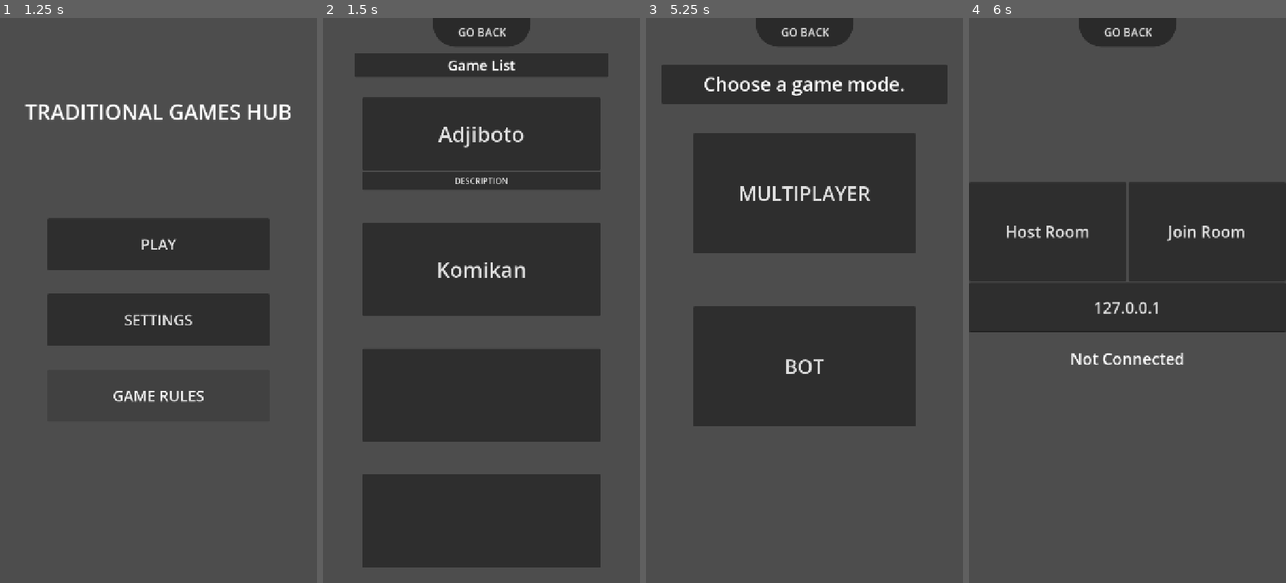
Above: before the commit, frames 1-4 (left to right).
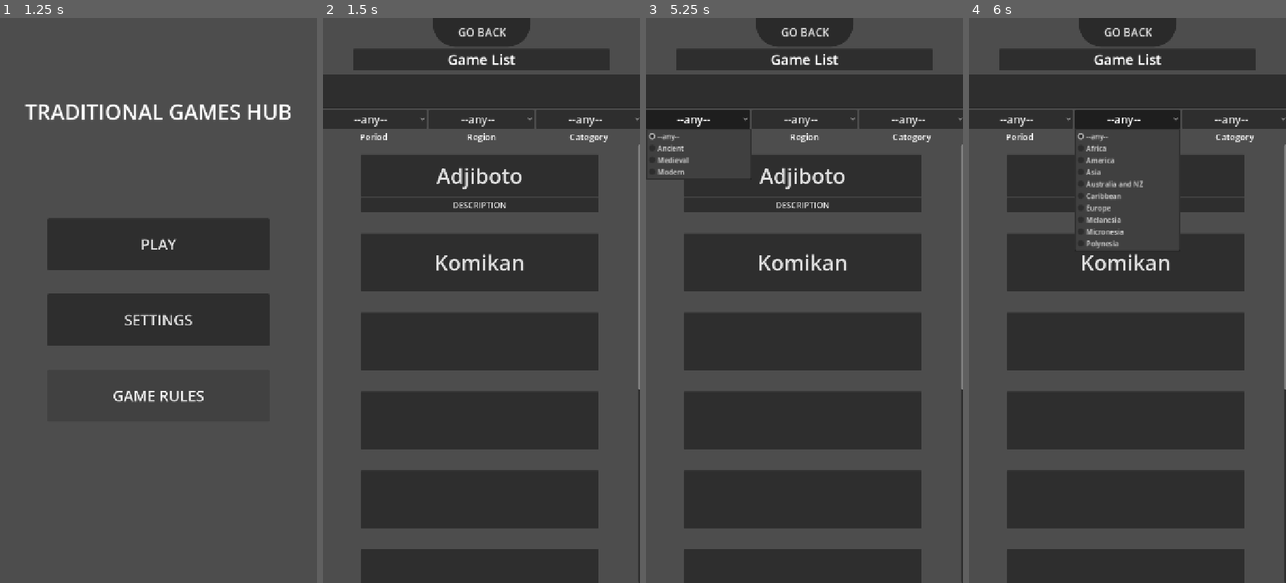
Above: after the commit, the same moments.

Repository: LeYohan-rgb/trad-games-hub
Game: Godot game, scene res://Scenes/starting_screen.tscn
Same seed, same stepped clock (60 frames per second), same inputs: the game is played once before the commit and once after it. The engine's default icon, where the game draws it, is replaced by a stand-in: a white triangle on a blue panel in a dark square.
Inputs (mouse positions are in pixels of both pictures, inside the frame that each line leads up to):
- Up to frame 1 (1.25 s): click "GAME RULES" at 0.5 s
- Up to frame 2 (1.5 s): click "PLAY" at 1.25 s
- Up to frame 3 (5.25 s): click "GO BACK" at 2 s; click "PLAY" at 2.75 s; click "Adjiboto" at 3.5 s; click "GO BACK" at 4.25 s; click (696, 119) at 5 s, where only the run after the commit has a clickable "--any--"
- Up to frame 4 (6 s): click (1127, 119) at 5.75 s, where only the run after the commit has a clickable "--any--"

Frame 1 is identical in both runs. In frame 2, 33% of the frame differs, in the area x 0-100%, y 5-100%; in frame 3, 39%; in frame 4, 52%.

Commit message:
Making a search bar for the game selector and adding sorting categories

Diff:
--- a/Scenes/game_selector.tscn
+++ b/Scenes/game_selector.tscn
@@ -71,33 +71,156 @@
 horizontal_alignment = 1
 vertical_alignment = 1
 
-[node name="display_list" type="VBoxContainer" parent="." unique_id=839183947]
-visible = false
+[node name="VBoxContainer" type="VBoxContainer" parent="." unique_id=611798401]
+layout_mode = 2
+size_flags_vertical = 3
+size_flags_stretch_ratio = 1.25
+
+[node name="LineEdit" type="LineEdit" parent="VBoxContainer" unique_id=1143961981]
+layout_mode = 2
+size_flags_vertical = 3
+size_flags_stretch_ratio = 2.0
+
+[node name="HBoxContainer" type="HBoxContainer" parent="VBoxContainer" unique_id=1754253320]
+layout_mode = 2
+size_flags_vertical = 3
+
+[node name="OptionButton" type="OptionButton" parent="VBoxContainer/HBoxContainer" unique_id=1627774746]
+layout_mode = 2
+size_flags_horizontal = 3
+theme_override_font_sizes/font_size = 25
+alignment = 1
+selected = 0
+item_count = 4
+popup/item_0/text = "--any--"
+popup/item_0/id = 0
+popup/item_1/text = "Ancient"
+popup/item_1/id = 1
+popup/item_2/text = "Medieval"
+popup/item_2/id = 2
+popup/item_3/text = "Modern"
+popup/item_3/id = 3
+
+[node name="OptionButton2" type="OptionButton" parent="VBoxContainer/HBoxContainer" unique_id=801891095]
+layout_mode = 2
+size_flags_horizontal = 3
+theme_override_font_sizes/font_size = 25
+alignment = 1
+selected = 0
+item_count = 10
+popup/item_0/text = "--any--"
+popup/item_0/id = 0
+popup/item_1/text = "Africa"
+popup/item_1/id = 1
+popup/item_2/text = "America"
+popup/item_2/id = 2
+popup/item_3/text = "Asia"
+popup/item_3/id = 3
+popup/item_4/text = "Australia and NZ"
+popup/item_4/id = 4
+popup/item_5/text = "Caribbean"
+popup/item_5/id = 5
+popup/item_6/text = "Europe"
+popup/item_6/id = 6
+popup/item_7/text = "Melanesia"
+popup/item_7/id = 7
+popup/item_8/text = "Micronesia"
+popup/item_8/id = 8
+popup/item_9/text = "Polynesia"
+popup/item_9/id = 9
+
+[node name="OptionButton3" type="OptionButton" parent="VBoxContainer/HBoxContainer" unique_id=1769908041]
+layout_mode = 2
+size_flags_horizontal = 3
+theme_override_font_sizes/font_size = 25
+alignment = 1
+selected = 0
+item_count = 10
+popup/item_0/text = "--any--"
+popup/item_0/id = 0
+popup/item_1/text = "Board"
+popup/item_1/id = 1
+popup/item_2/text = "Hunt"
+popup/item_2/id = 2
+popup/item_3/text = "Race"
+popup/item_3/id = 3
+popup/item_4/text = "Sow"
+popup/item_4/id = 4
+popup/item_5/text = "Space"
+popup/item_5/id = 5
+popup/item_6/text = "War"
+popup/item_6/id = 6
+popup/item_7/text = "Math"
+popup/item_7/id = 7
+popup/item_8/text = "Puzzle"
+popup/item_8/id = 8
+popup/item_9/text = "Reconstruction"
+popup/item_9/id = 9
+
+[node name="HBoxContainer2" type="HBoxContainer" parent="VBoxContainer" unique_id=1635723238]
+layout_mode = 2
+size_flags_vertical = 3
+size_flags_stretch_ratio = 0.5
+
+[node name="Label" type="Label" parent="VBoxContainer/HBoxContainer2" unique_id=1724635661]
+layout_mode = 2
+size_flags_horizontal = 3
+theme_override_font_sizes/font_size = 20
+text = "Period"
+horizontal_alignment = 1
+vertical_alignment = 1
+
+[node name="Label2" type="Label" parent="VBoxContainer/HBoxContainer2" unique_id=898883311]
+layout_mode = 2
+size_flags_horizontal = 3
+theme_override_font_sizes/font_size = 20
+text = "Region"
+horizontal_alignment = 1
+vertical_alignment = 1
+
+[node name="Label3" type="Label" parent="VBoxContainer/HBoxContainer2" unique_id=1847335315]
+layout_mode = 2
+size_flags_horizontal = 3
+theme_override_font_sizes/font_size = 20
+text = "Category"
+horizontal_alignment = 1
+vertical_alignment = 1
+
+[node name="ScrollContainer" type="ScrollContainer" parent="." unique_id=107380201]
 layout_mode = 2
 size_flags_vertical = 3
 size_flags_stretch_ratio = 8.0
-
-[node name="adjiboto_container" type="VBoxContainer" parent="display_list" unique_id=1908942210]
-layout_mode = 2
-size_flags_vertical = 3
-offset_transform_enabled = true
-offset_transform_scale = Vector2(0.75, 0.75)
-
-[node name="Button" type="Button" parent="display_list/adjiboto_container" unique_id=808887748]
+horizontal_scroll_mode = 0
+
+[node name="display_list" type="VBoxContainer" parent="ScrollContainer" unique_id=839183947]
+custom_minimum_size = Vector2(720, 0)
+layout_mode = 2
+size_flags_horizontal = 3
+size_flags_vertical = 3
+
+[node name="adjiboto_container" type="VBoxContainer" parent="ScrollContainer/display_list" unique_id=1908942210]
+custom_minimum_size = Vector2(0, 175)
+layout_mode = 2
+size_flags_vertical = 3
+offset_transform_enabled = true
+offset_transform_scale = Vector2(0.75, 0.75)
+
+[node name="Button" type="Button" parent="ScrollContainer/display_list/adjiboto_container" unique_id=808887748]
 layout_mode = 2
 size_flags_vertical = 3
 offset_transform_enabled = true
 theme_override_font_sizes/font_size = 64
 text = "Adjiboto"
 
-[node name="adjiboto_desc" type="Button" parent="display_list/adjiboto_container" unique_id=812789011]
+[node name="adjiboto_desc" type="Button" parent="ScrollContainer/display_list/adjiboto_container" unique_id=812789011]
 layout_mode = 2
 size_flags_vertical = 3
 size_flags_stretch_ratio = 0.25
 theme_override_font_sizes/font_size = 25
 text = "DESCRIPTION"
 
-[node name="Button2" type="Button" parent="display_list" unique_id=630218704]
+[node name="Button2" type="Button" parent="ScrollContainer/display_list" unique_id=630218704]
+custom_minimum_size = Vector2(0, 175)
 layout_mode = 2
 size_flags_vertical = 3
 offset_transform_enabled = true
@@ -105,19 +228,64 @@
 theme_override_font_sizes/font_size = 64
 text = "Komikan"
 
-[node name="Button3" type="Button" parent="display_list" unique_id=740658616]
-layout_mode = 2
-size_flags_vertical = 3
-offset_transform_enabled = true
-offset_transform_scale = Vector2(0.75, 0.75)
-
-[node name="Button4" type="Button" parent="display_list" unique_id=2146213621]
+[node name="Button3" type="Button" parent="ScrollContainer/display_list" unique_id=740658616]
+custom_minimum_size = Vector2(0, 175)
+layout_mode = 2
+size_flags_vertical = 3
+offset_transform_enabled = true
+offset_transform_scale = Vector2(0.75, 0.75)
+
+[node name="Button4" type="Button" parent="ScrollContainer/display_list" unique_id=2146213621]
+custom_minimum_size = Vector2(0, 175)
+layout_mode = 2
+size_flags_vertical = 3
+offset_transform_enabled = true
+offset_transform_scale = Vector2(0.75, 0.75)
+
+[node name="Button5" type="Button" parent="ScrollContainer/display_list" unique_id=55701535]
+custom_minimum_size = Vector2(0, 175)
+layout_mode = 2
+size_flags_vertical = 3
+offset_transform_enabled = true
+offset_transform_scale = Vector2(0.75, 0.75)
+
+[node name="Button6" type="Button" parent="ScrollContainer/display_list" unique_id=1543350340]
+custom_minimum_size = Vector2(0, 175)
+layout_mode = 2
+size_flags_vertical = 3
+offset_transform_enabled = true
+offset_transform_scale = Vector2(0.75, 0.75)
+
+[node name="Button7" type="Button" parent="ScrollContainer/display_list" unique_id=1459766469]
+custom_minimum_size = Vector2(0, 175)
+layout_mode = 2
+size_flags_vertical = 3
+offset_transform_enabled = true
+offset_transform_scale = Vector2(0.75, 0.75)
+
+[node name="Button8" type="Button" parent="ScrollContainer/display_list" unique_id=1923618704]
+custom_minimum_size = Vector2(0, 175)
+layout_mode = 2
+size_flags_vertical = 3
+offset_transform_enabled = true
+offset_transform_scale = Vector2(0.75, 0.75)
+
+[node name="Button9" type="Button" parent="ScrollContainer/display_list" unique_id=170655137]
+custom_minimum_size = Vector2(0, 175)
+layout_mode = 2
+size_flags_vertical = 3
+offset_transform_enabled = true
+offset_transform_scale = Vector2(0.75, 0.75)
+
+[node name="Button10" type="Button" parent="ScrollContainer/display_list" unique_id=2052113158]
+custom_minimum_size = Vector2(0, 175)
 layout_mode = 2
 size_flags_vertical = 3
 offset_transform_enabled = true
 offset_transform_scale = Vector2(0.75, 0.75)
 
 [node name="desc_box" type="VBoxContainer" parent="." unique_id=1092798658]
+visible = false
 layout_mode = 2
 size_flags_vertical = 3
 size_flags_stretch_ratio = 8.0
@@ -187,7 +355,7 @@
 autowrap_mode = 2
 
 [connection signal="pressed" from="Control/Control/go_back_btn" to="." method="_on_go_back_btn_pressed"]
-[connection signal="pressed" from="display_list/adjiboto_container/Button" to="." method="_on_button_pressed"]
-[connection signal="pressed" from="display_list/adjiboto_container/adjiboto_desc" to="." method="_on_adjiboto_desc_pressed"]
+[connection signal="pressed" from="ScrollContainer/display_list/adjiboto_container/Button" to="." method="_on_button_pressed"]
+[connection signal="pressed" from="ScrollContainer/display_list/adjiboto_container/adjiboto_desc" to="." method="_on_adjiboto_desc_pressed"]
 [connection signal="pressed" from="desc_box/Panel2/HBoxContainer/game_rules_btn" to="." method="_on_game_rules_btn_pressed"]
 [connection signal="pressed" from="desc_box/Panel2/HBoxContainer/history_btn" to="." method="_on_history_btn_pressed"]
--- a/Scripts/Global.gd
+++ b/Scripts/Global.gd
@@ -34,7 +34,7 @@
 The boards are only carved by old widowed men. They are made in two shapes, those having straight tops, and those in wh …(494 unchanged characters)…
 
 REFERENCE FOR THE GAME RULES:
-90. Adjiboto, an African Game of the Bush-Negroes of Dutch Guiana (Melville J. Herskovits)
+90. Adjiboto, an African Game of the Bush-Negroes of Dutch Guiana (Melville J. Herskovits, Vol. 29 (Jul., 1929), pp. 122-127)
 
 REFERENCE FOR THE GAME HISTORY:
 https://mancala.fandom.com/wiki/Adji-boto"
--- a/Scripts/game_selector.gd
+++ b/Scripts/game_selector.gd
@@ -3,7 +3,7 @@
 var is_showing_desc : bool = false
 var game_showing : int = 0
 @onready var desc_box = $desc_box
-@onready var display_list = $display_list
+@onready var display_list = $ScrollContainer/display_list
 @onready var text_lbl = $desc_box/Panel2/text_container/ScrollContainer/text_lbl
 @onready var title_lbl = $Control/Control2/Label
 @onready var game_image = $desc_box/image_panel
